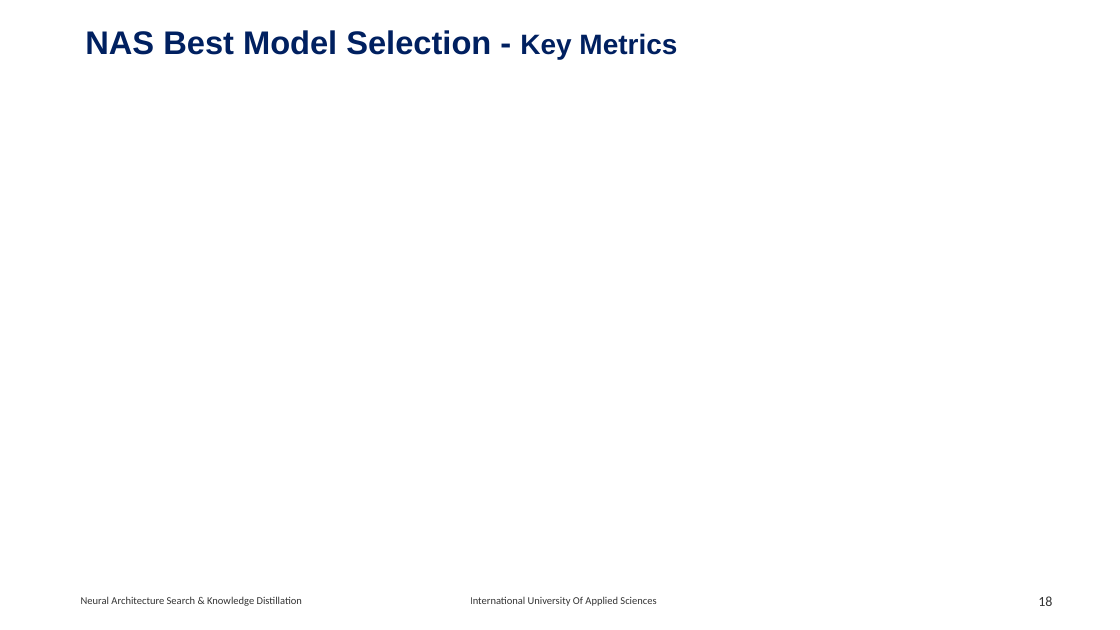
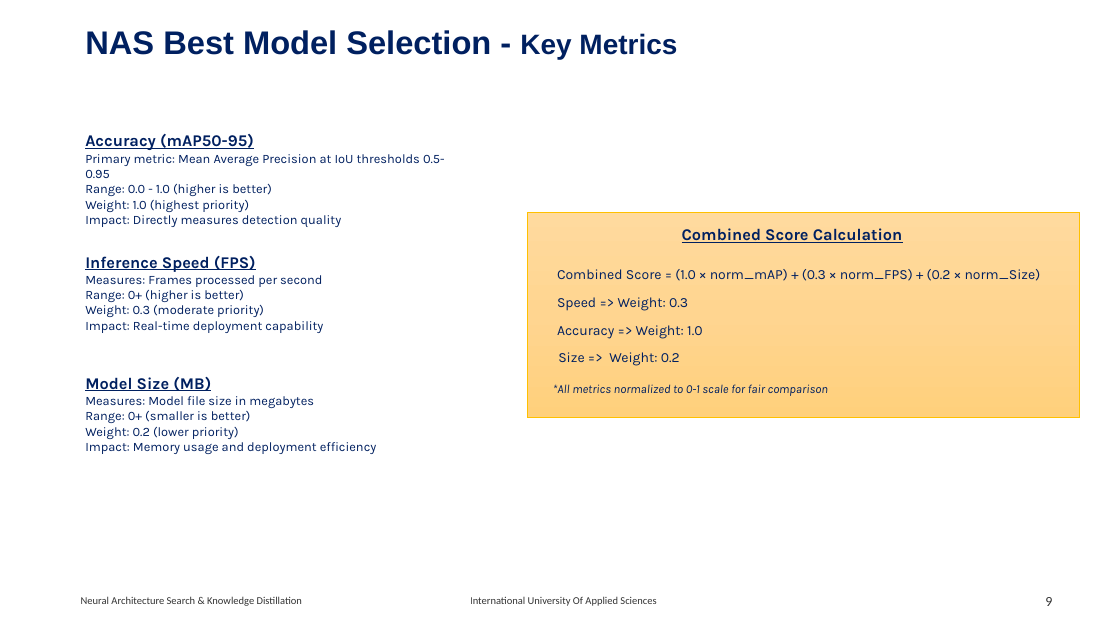
Before and after one commit to RajeshRamadas/yolov8-model-optimization, a slide deck: slide 9 of 01-Project-management/presentation/KnowledgeDistillation.pptx (slide 18 before the commit). Drawn at 1120x630 pixels with LibreOffice and Linux fonts; fonts in the diff are those of the drawing. Boxes give left, top, right and bottom in pixels: in the first picture for what was removed or moved away, otherwise in the second. Text is boxed around its words. In the diff, an @@ line names an element or a change of style, - is before the commit and + after.

```diff
--- a/01-Project-management/presentation/KnowledgeDistillation.pptx
+++ b/01-Project-management/presentation/KnowledgeDistillation.pptx
@@ text added at (85, 134, 445, 227), 11 pt, text #002060 @@
+Accuracy (mAP50-95)
+Primary metric: Mean Average Precision at IoU thresholds 0.5-0.95
+Range: 0.0 - 1.0 (higher is better)
+Weight: 1.0 (highest priority)
+Impact: Directly measures detection quality
@@ rectangle added at (528, 212, 1080, 418), fill gradient #FFDB9E to #FFD590 to #FFD07C, outline #FFC000 0.5 pt @@
@@ text added at (682, 228, 903, 243), 14 pt, text #002060, bold, underline @@
+Combined Score Calculation
@@ text added at (85, 256, 323, 333), 11 pt, text #002060 @@
+Inference Speed (FPS)
+Measures: Frames processed per second
+Range: 0+ (higher is better)
+Weight: 0.3 (moderate priority)
+Impact: Real-time deployment capability
@@ text added at (557, 269, 1041, 281), 12 pt, text #002060 @@
+Combined Score = (1.0 × norm_mAP) + (0.3 × norm_FPS) + (0.2 × norm_Size)
@@ text added at (557, 297, 688, 311), 12 pt, text #002060 @@
+Speed => Weight: 0.3
@@ text added at (557, 325, 702, 339), 12 pt, text #002060 @@
+Accuracy => Weight: 1.0
@@ text added at (558, 352, 680, 366), 12 pt, text #002060 @@
+Size => Weight: 0.2
@@ text added at (85, 377, 377, 454), 11 pt, text #002060 @@
+Model Size (MB)
+Measures: Model file size in megabytes
+Range: 0+ (smaller is better)
+Weight: 0.2 (lower priority)
+Impact: Memory usage and deployment efficiency
@@ text added at (553, 384, 828, 396), 10.5 pt, text #002060, italic @@
+*All metrics normalized to 0-1 scale for fair comparison
@@ page number at (1045, 597, 1052, 606): text changed @@
-18
+9
```
Also in this commit, not shown: 7 other slides changed, 2 slides removed.
